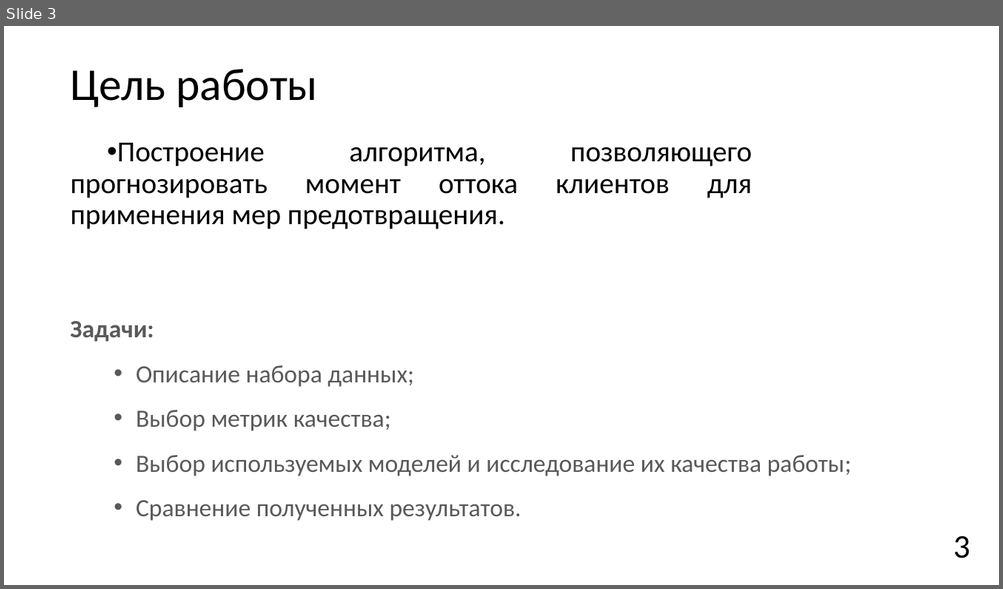
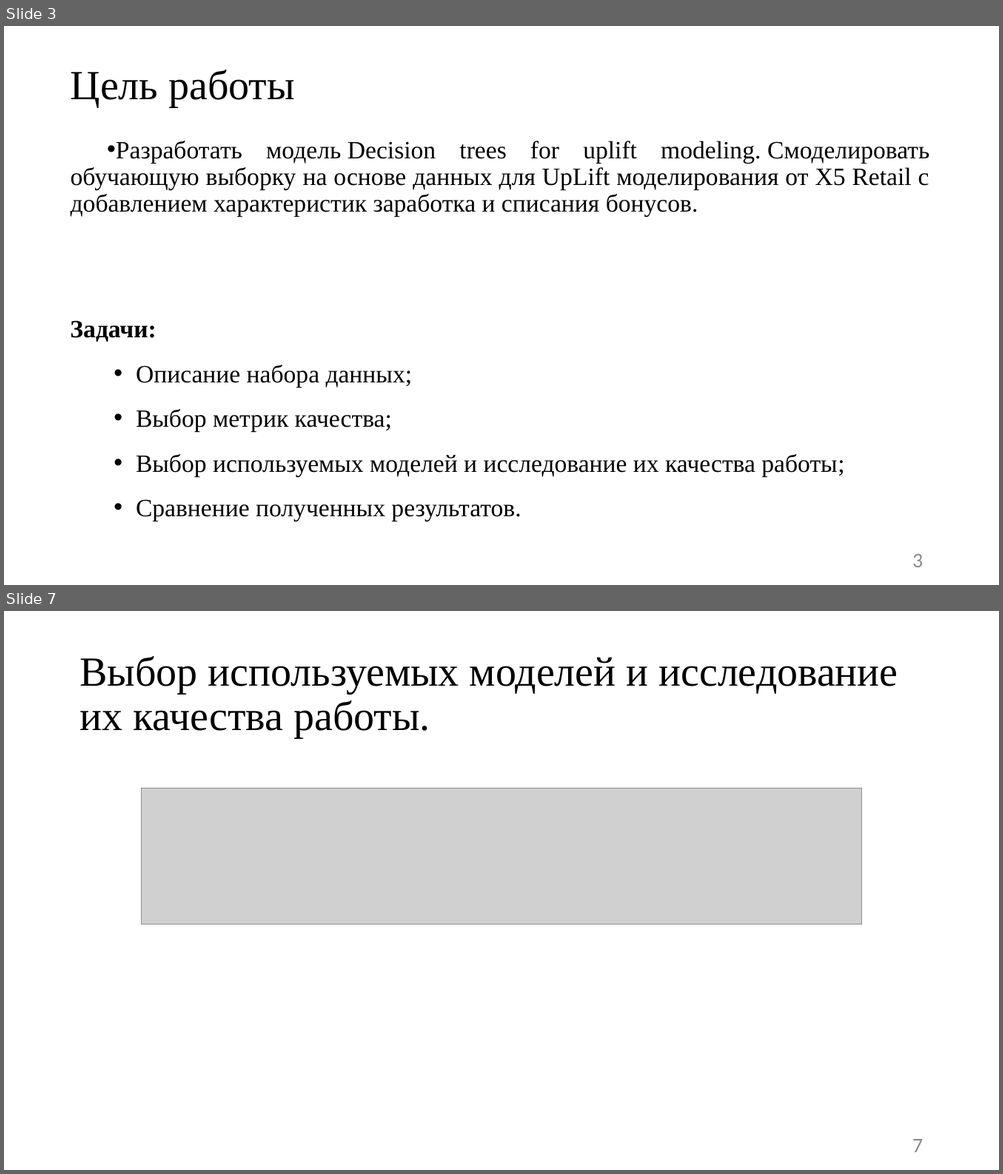
Before and after one commit to JacKira/MastersDegree, a slide deck: Отчет_3_сем/speech.pptx. Shown one above the other, each under a label of ours: slide 3 before the commit, slides 3 and 7 after it; the slides between them are not shown. The pictures are 1003x589 and 1003x1174 pixels, drawn with LibreOffice and Linux fonts; fonts in the diff are those of the drawing; grey boxes stand for pictures. Boxes give left, top, right and bottom in pixels: in the first picture for what was removed or moved away, otherwise in the second. Text is boxed around its words. In the diff, an @@ line names an element or a change of style, - is before the commit and + after.

```diff
--- a/Отчет_3_сем/speech.pptx
+++ b/Отчет_3_сем/speech.pptx
@@ slide 7 added at (4, 611, 999, 1170), background #FFFFFF @@
@@ title added at (79, 656, 897, 738), 40 pt, text #000000 @@
+Выбор используемых моделей и исследование их качества работы.
@@ picture added at (142, 789, 862, 925) @@
@@ page number added at (912, 1139, 922, 1153), 20 pt, text #8C8C8C @@
+7
@@ slide 3 changed as well @@
@@ title "Цель работы" at (71, 70, 295, 107): size 44 to 40 pt, font Calibri to Times New Roman @@
@@ text at (71, 141, 929, 217): text changed; size 28 to 24 pt; font Calibri to Times New Roman @@
-• Построение алгоритма, позволяющего прогнозировать момент оттока клиентов для применения мер предотвращения.
+• Разработать модель Decision trees for uplift modeling. Смоделировать обучающую выборку на основе данных для UpLift моделирования от X5 Retail с добавлением характеристик заработка и списания бонусов.
@@ text "Задачи:" at (70, 321, 844, 522): font Calibri to Times New Roman, text colour #595959 to #000000 @@
@@ page number: place and size @@
-page number at (953, 537, 970, 559)
+page number at (912, 554, 922, 568)
@@ page number at (912, 554, 922, 568): size 32 to 20 pt, text colour #000000 to #8C8C8C @@
```
Also in this commit, not shown: 2 other slides changed, 9 other slides added, 1 slide removed, 1 other file.
